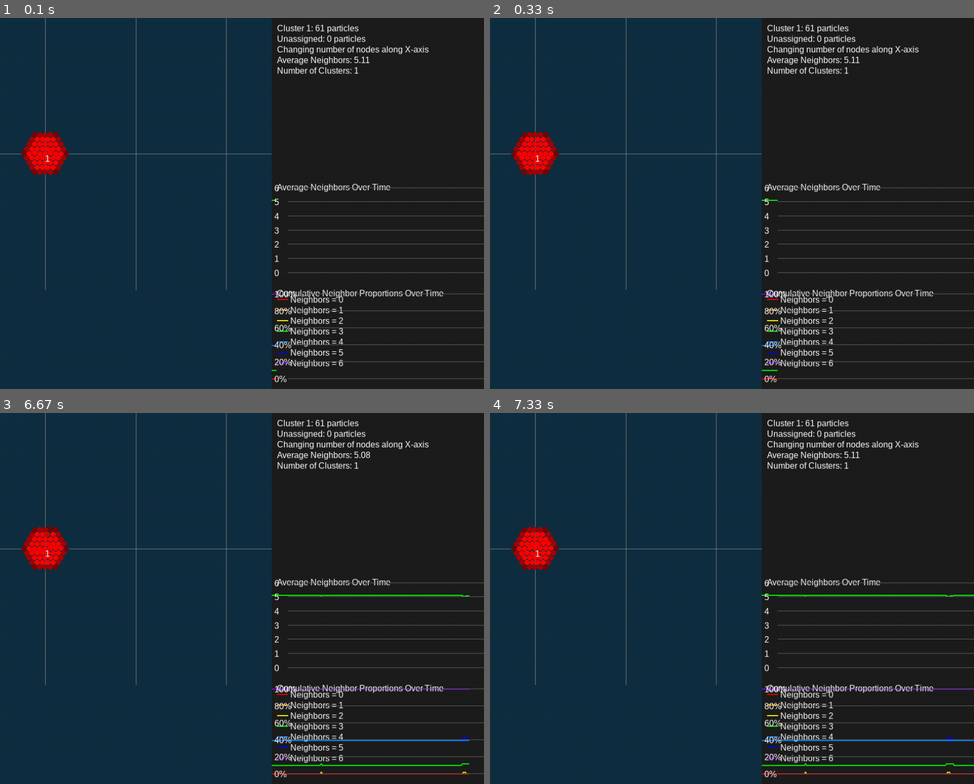
Above: before the commit, frames 1-4 (two rows, left to right).
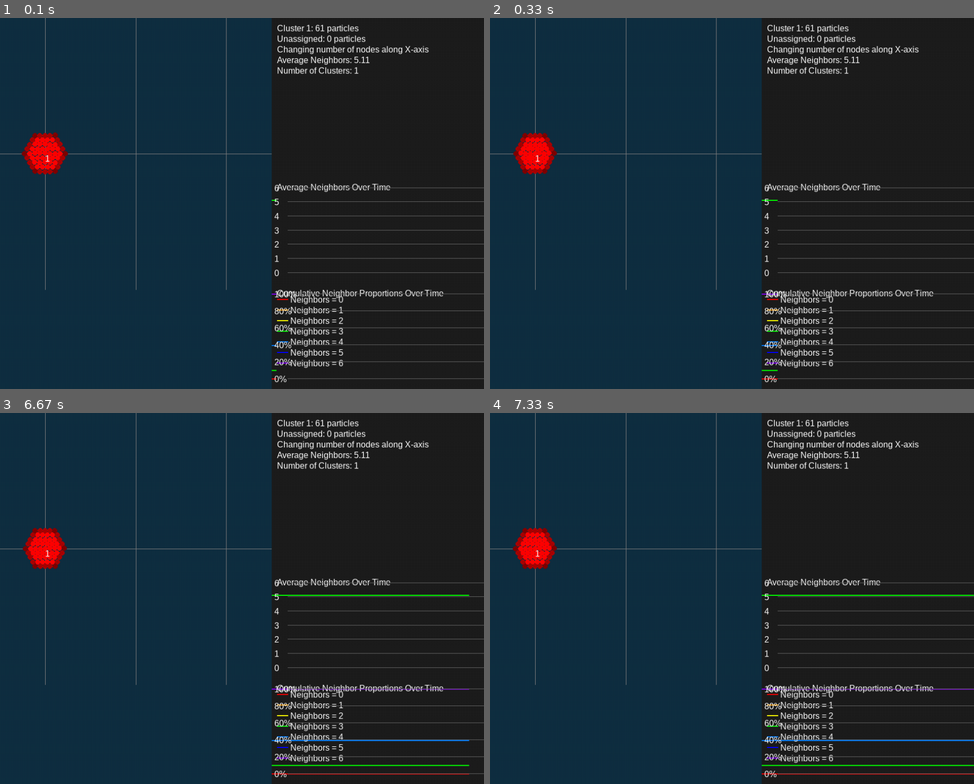
Above: after the commit, the same moments.

Repository: xabackus/AcousticPersonal
Game: pygame game, started from PyGame_Acoustics_2D_cluster_manipulation.py
Two runs of this game, one before a commit and one after it. Both use one fixed random seed, a clock stepped at 60 frames per second and the inputs below.
Inputs:
- Up to frame 1 (0.1 s): no input
- Up to frame 2 (0.33 s): no input
- Up to frame 3 (6.67 s): tap G at 0.33 s; tap Space at 1.67, 2.07, 2.37, 2.57, 2.9, 3.2, 3.4, 3.7, 3.97, 4.3, 4.6, 4.73, 5.13, 5.43, 5.8, 6.2, 6.5 s
- Up to frame 4 (7.33 s): tap Space at 6.7, 7, 7.2 s

The runs differ from the first frame. In frame 1, 0.3% of the frame differs, in the area x 4-15%, y 30-43%; in frame 2, 0.4%; in frame 3, 0.4%, in the area x 4-97%, y 10-98%; in frame 4, 0.4%.

Commit message:
Update PyGame_Acoustics_2D_cluster_manipulation.py

Diff:
--- a/PyGame_Acoustics_2D_cluster_manipulation.py
+++ b/PyGame_Acoustics_2D_cluster_manipulation.py
@@ -144,6 +144,50 @@
         particle_color[i] = 0.3 + 0.7 * np.random.rand(3)
 
 # Compute forces acting on particles
+def compute_collision_force():
+    global force
+    # Initialize collision force
+    collision_force = np.zeros_like(force)
+    EPSILON = 1e-4
+    DAMPING = 0.1
+    K = 1e11  # Stiffness constant (you may need to adjust this value)
+
+    # Calculate pairwise differences and distances
+    diff = pos[:, np.newaxis, :] - pos[np.newaxis, :, :]  # Shape (N, N, 2)
+    r = np.linalg.norm(diff, axis=2) + EPSILON  # Shape (N, N)
+
+    # Calculate overlaps
+    overlap = particle_radius[:, np.newaxis] + particle_radius[np.newaxis, :] - r  # Shape (N, N)
+    overlap = np.maximum(overlap, 0)  # Only positive overlaps (compressions)
+
+    # Normal force magnitude (Hertzian contact model)
+    normal_force_magnitude = K * overlap ** (3/2)  # Shape (N, N)
+
+    # Compute unit vectors along diff
+    normal_vector = diff / r[..., np.newaxis]  # Shape (N, N, 2)
+
+    # Compute relative velocities
+    relative_velocity = vel[:, np.newaxis, :] - vel[np.newaxis, :, :]  # Shape (N, N, 2)
+
+    # Compute relative velocity along the normal direction
+    vel_along_normal = np.sum(relative_velocity * normal_vector, axis=2)  # Shape (N, N)
+
+    # Damping force magnitude
+    damping_force_magnitude = -DAMPING * vel_along_normal  # Shape (N, N)
+
+    # Total force magnitude
+    total_force_magnitude = normal_force_magnitude + damping_force_magnitude  # Shape (N, N)
+
+    # Total force vector
+    total_force = total_force_magnitude[..., np.newaxis] * normal_vector  # Shape (N, N, 2)
+
+    # Compute collision force on each particle
+    collision_force = np.sum(total_force, axis=1) - np.sum(total_force, axis=0)  # Shape (N, 2)
+
+    # Add collision force to total force
+    force += collision_force
+
+# Modify the compute_force() function to include collision forces
 def compute_force():
     # Clear forces
     force[:, :] = 0.0
@@ -167,6 +211,9 @@
         f = -drag * particle_radius[i] * vel[i]
         force[i] += f
 
+    # Compute collision forces and add to force
+    compute_collision_force()
+'''
 # Update particle collisions
 def collision_update():
     for i in range(N - 1):
@@ -202,7 +249,7 @@
                 # Adjust positions to resolve overlap
                 correction = normal * (overlap / (particle_m[i] + particle_m[j]))
                 pos[i] -= correction * particle_m[j]
-                pos[j] += correction * particle_m[i]
+                pos[j] += correction * particle_m[i]'''
 
 # Update positions and velocities
 def update():
@@ -210,7 +257,7 @@
     for i in range(N):
         vel[i] += dt * force[i] / particle_m[i]
         pos[i] += dt * vel[i]
-        # Collision detection at edges
+        # Collision detection at edges (wall collisions)
         if pos[i][0] < 0.0 + particle_radius[i]:
             pos[i][0] = 0.0 + particle_radius[i]
             vel[i][0] *= -1
@@ -463,7 +510,7 @@
     if not paused:
         for _ in range(substepping):
             compute_force()
-            collision_update()
+            # collision_update()  # This line is now commented out or removed
             update()
             compute_energy()
             calc_neighbors()
